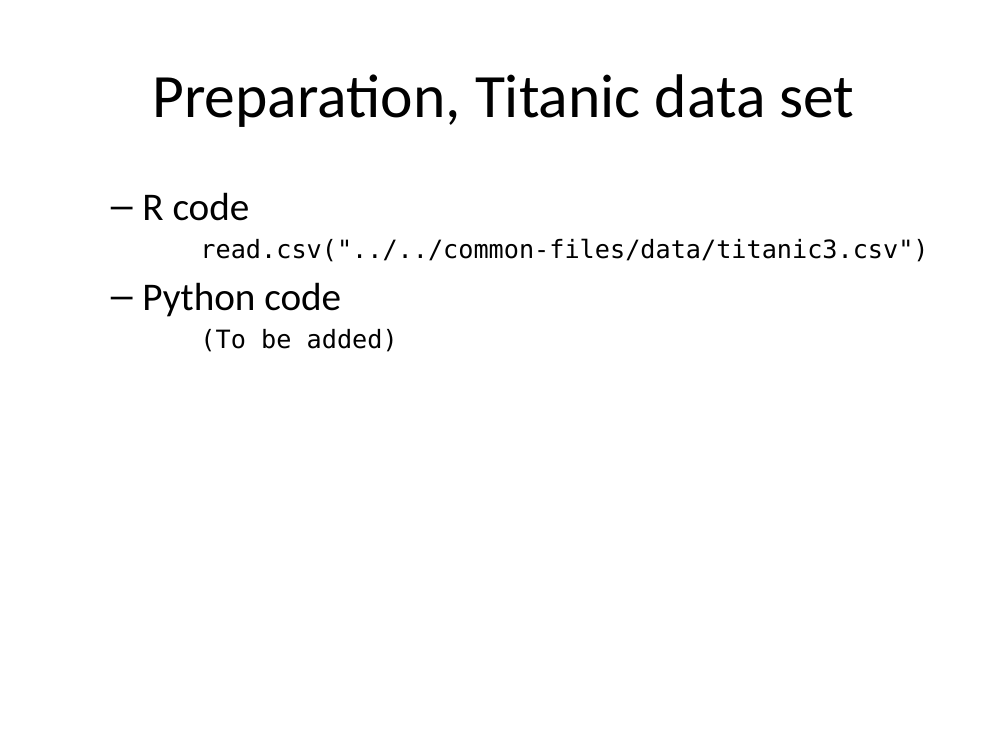
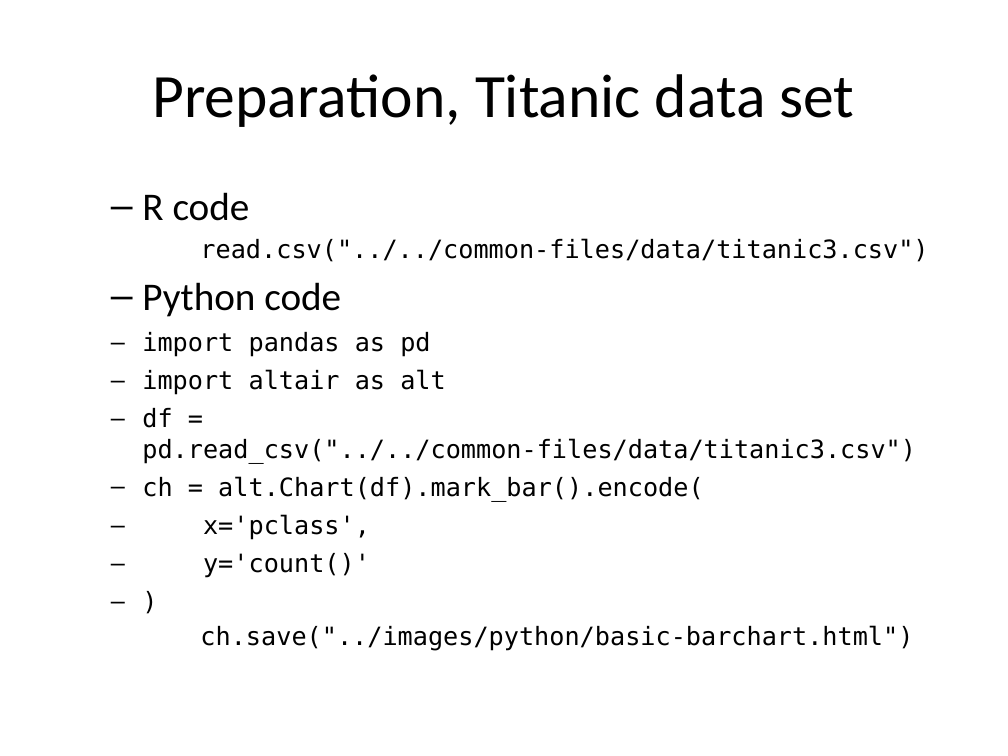
Before and after one commit to pmean/data-visualization, a slide deck: slide 3 of data-viz-02/component/preparation.pptx. Drawn at 1008x756 pixels with LibreOffice and Linux fonts; fonts in the diff are those of the drawing. Boxes give left, top, right and bottom in pixels: in the first picture for what was removed or moved away, otherwise in the second. Text is boxed around its words. In the diff, an @@ line names an element or a change of style, - is before the commit and + after.

Commit message:
Added Python and Tableau to data-viz-03 fundamentals

```diff
--- a/data-viz-02/component/preparation.pptx
+++ b/data-viz-02/component/preparation.pptx
@@ text at [142, 332, 916, 651]: text changed @@
-(To be added)
+import pandas as pd
+import altair as alt
+df = pd.read_csv("../../common-files/data/titanic3.csv")
+ch = alt.Chart(df).mark_bar().encode(
+x='pclass',
+y='count()'
+)
+ch.save("../images/python/basic-barchart.html")
```
Also in this commit, not shown: 1 other slide changed, 3 slides added, 2 slides removed, 23 other files.
